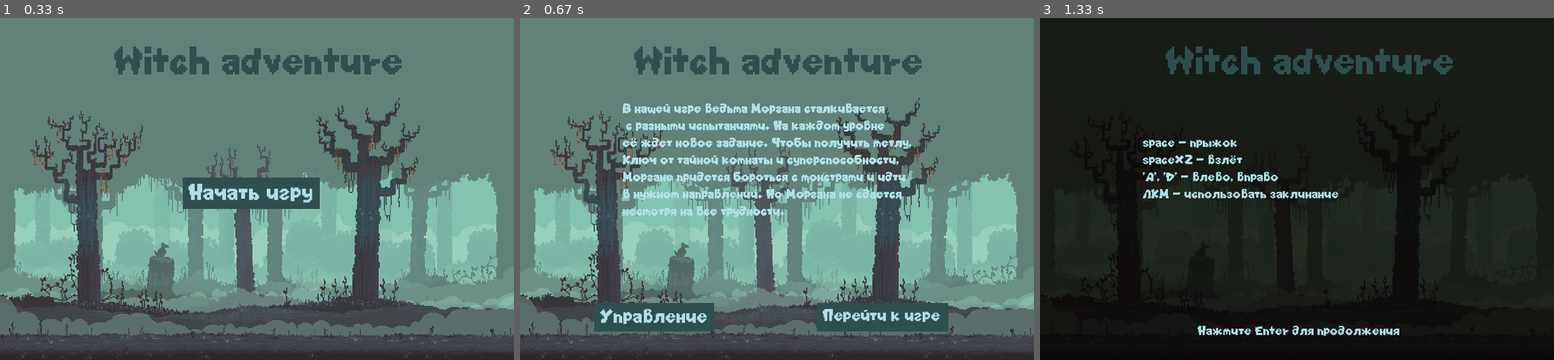
Above: before the commit, frames 1-3 (left to right).
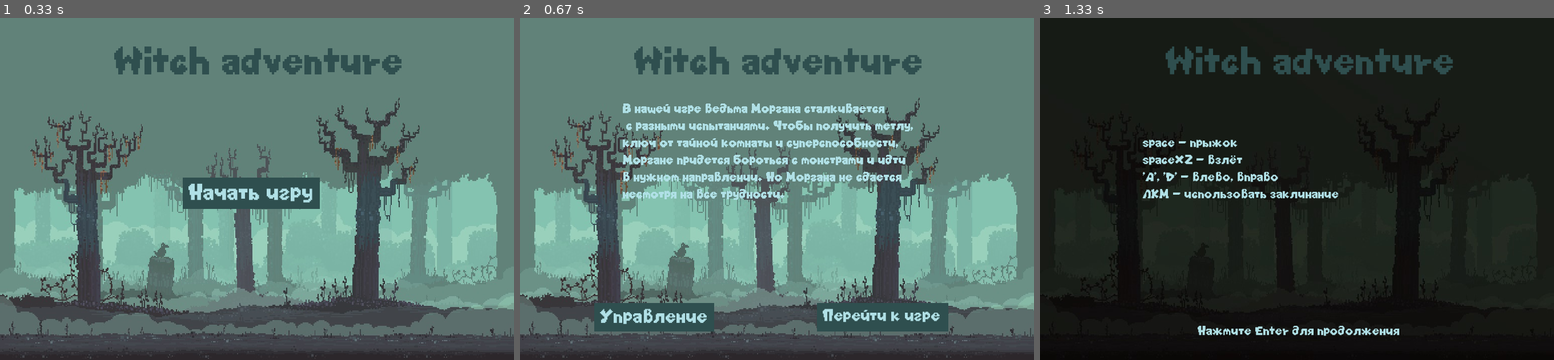
Above: after the commit, the same moments.

Repository: NikolaiBoldin/Pygame_Platformer
Game: pygame game, started from main.py
Two runs of this game, one before a commit and one after it. Both use one fixed random seed, a clock stepped at 60 frames per second and the inputs below.
Inputs (mouse positions are in pixels of both pictures, inside the frame that each line leads up to):
- Up to frame 1 (0.33 s): no input
- Up to frame 2 (0.67 s): click (777, 189) at 0.38 s
- Up to frame 3 (1.33 s): click "Управление" at 0.73 s

Frame 1 is identical in both runs. In frame 2, 3.2% of the frame differs, in the area x 20-77%, y 30-59%; in frame 3, nothing differs.

Commit message:
управление

Diff:
--- a/main.py
+++ b/main.py
@@ -130,6 +130,9 @@
     def action3(self):
         self.clicked_control = False
 
+    def action4(self):
+        self.clicked_enter = False
+
     def screen_control(self, screen):
         clock = time.Clock()
         fon = pygame.transform.scale(load_image('Main menu BG/fon_dark_control.jpg'), (900, 600))
@@ -157,9 +160,9 @@
         while True:
             for event in pygame.event.get():
                 if event.type == pygame.KEYDOWN and event.key == pygame.K_RETURN:
-                    self.clicked_enter = False
+                    self.action4()
             if self.clicked_enter is False:
-                self.start_screen2(display.set_mode((900, 600)))
+                self.start_screen2(screen)
                 break
             pygame.display.flip()
             clock.tick(self.fps)
@@ -228,9 +231,8 @@
                 screen.blit(s, (0, 0))
             intro_text = ["", "",
                           "В нашей игре ведьма Моргана сталкивается",
-                          " с разными испытаниями. На каждом уровне ",
-                          "её ждет новое задание. Чтобы получить метлу, ",
-                          "Ключ от тайной комнаты и суперспособности, ",
+                          " с разными испытаниями. Чтобы получить метлу, ",
+                          "ключ от тайной комнаты и суперспособности, ",
                           "Моргане придется бороться с монстрами и идти ",
                           "в нужном направлении. Но Моргана не сдается ",
                           "несмотря на все трудности."]
